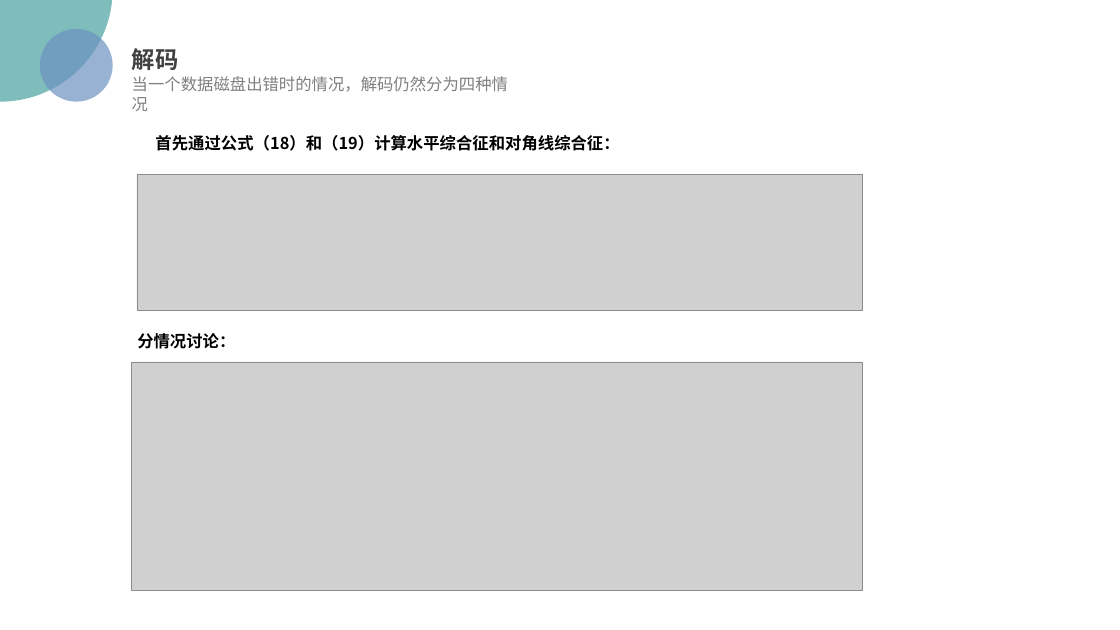
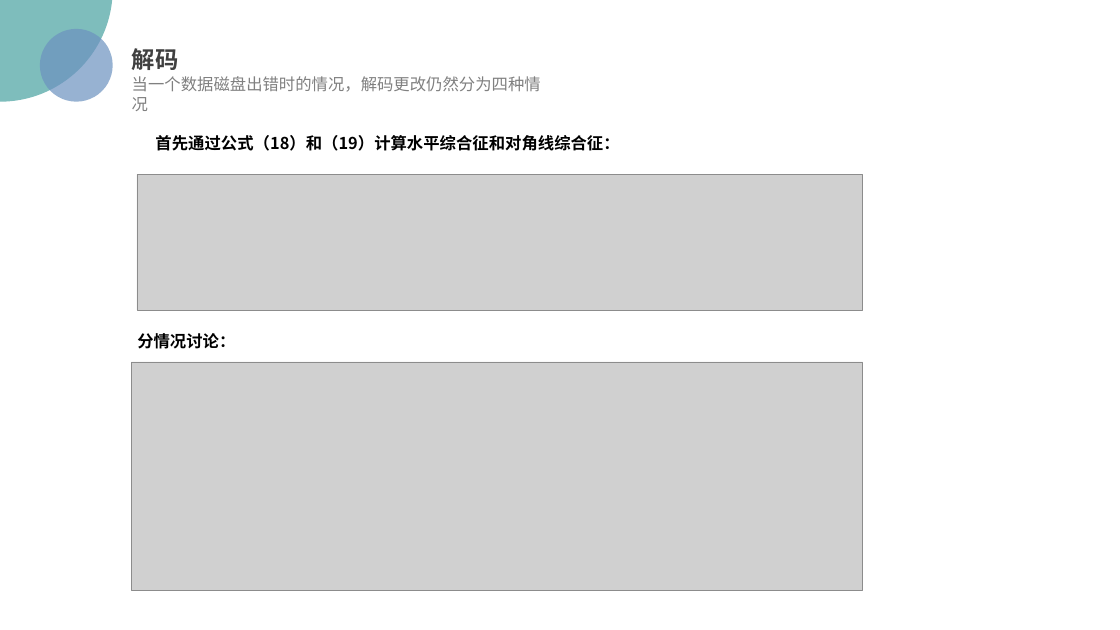
Before and after one commit to Hiooary/EVENODD, a slide deck: slide 11 of 算法.pptx. Drawn at 1120x630 pixels with LibreOffice and Linux fonts; fonts in the diff are those of the drawing; grey boxes stand for pictures; background and template pictures are left out. Boxes give left, top, right and bottom in pixels: in the first picture for what was removed or moved away, otherwise in the second. Text is boxed around its words. In the diff, an @@ line names an element or a change of style, - is before the commit and + after.

```diff
--- a/算法.pptx
+++ b/算法.pptx
@@ text at box(132, 76, 541, 111): text changed @@
-当一个数据磁盘出错时的情况，解码仍然分为四种情况
+当一个数据磁盘出错时的情况，解码更改仍然分为四种情况
```
Also in this commit, not shown: 1 other slide changed, 1 other file.
